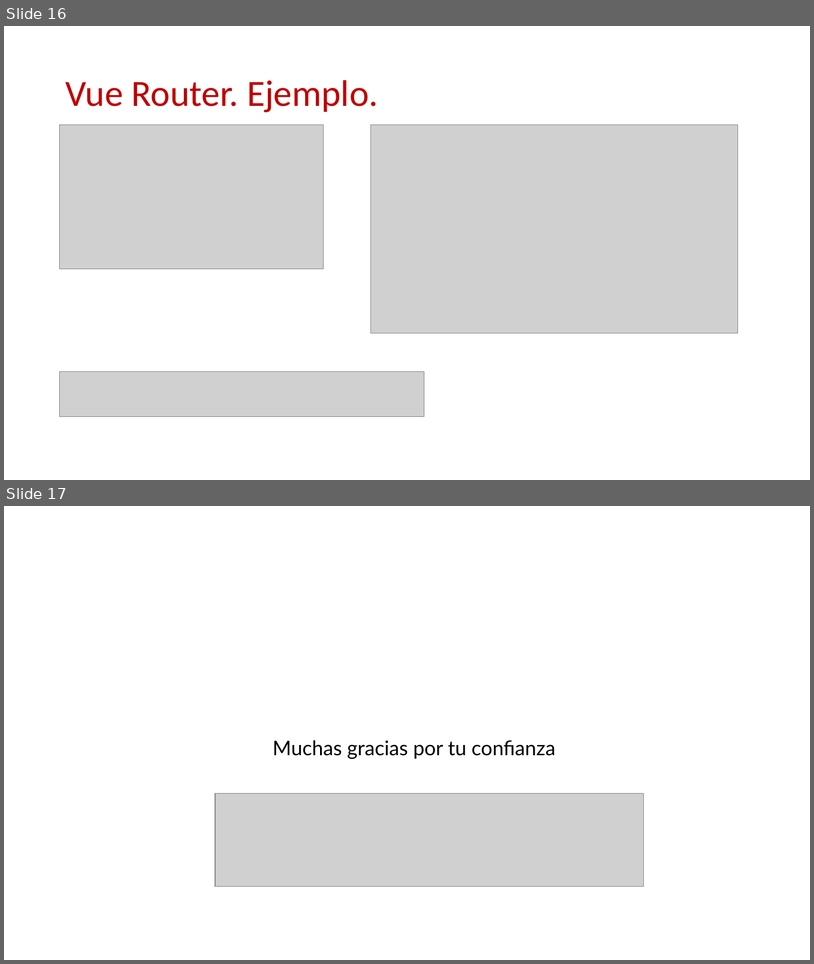
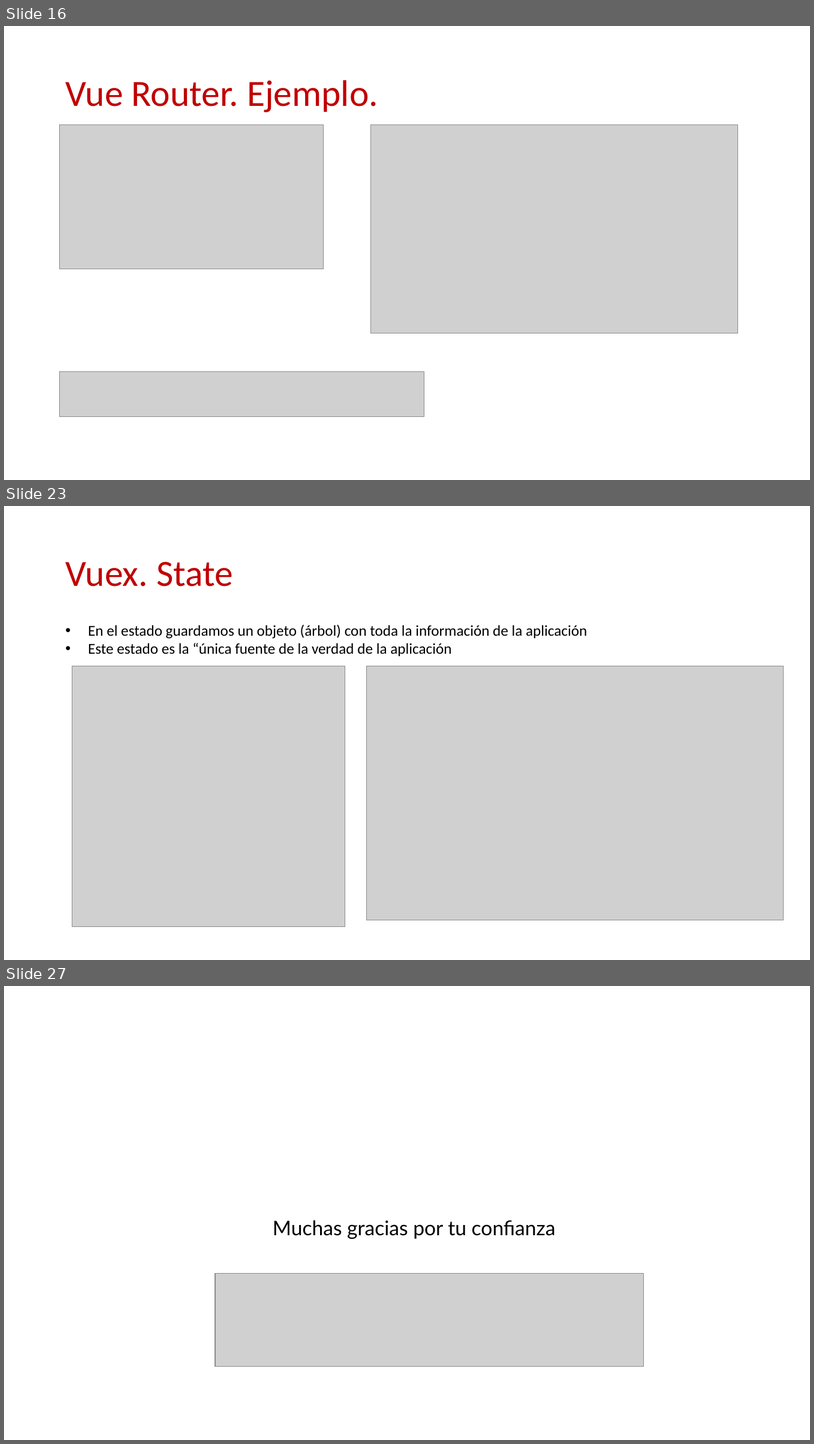
Before and after one commit to Robert-Freire/course-vue2, a slide deck: Vue.pptx. Shown one above the other, each under a label of ours: slides 16 and 17 before the commit, slides 16, 23 and 27 after it; the slides between them are not shown. The pictures are 814x964 and 814x1444 pixels, drawn with LibreOffice and Linux fonts; fonts in the diff are those of the drawing; grey boxes stand for pictures; background and template pictures are left out. Boxes give left, top, right and bottom in pixels: in the first picture for what was removed or moved away, otherwise in the second. Text is boxed around its words. In the diff, an @@ line names an element or a change of style, - is before the commit and + after.

```diff
--- a/Vue.pptx
+++ b/Vue.pptx
@@ slide 23 added at <box>4,506,810,960</box>, background #FFFFFF @@
@@ title added at <box>65,562,233,586</box>, 44 pt, text #C00000 @@
+Vuex. State
@@ text added at <box>88,624,587,656</box>, 18 pt, text #000000 @@
+• En el estado guardamos un objeto (árbol) con toda la información de la aplicación
+• Este estado es la “única fuente de la verdad de la aplicación
@@ picture added at <box>72,666,346,927</box> @@
@@ picture added at <box>366,666,784,921</box> @@
@@ what was slide 17 is now slide 27 @@
```
Also in this commit, not shown: 1 slide changed, 9 other slides added, 9 other files.
